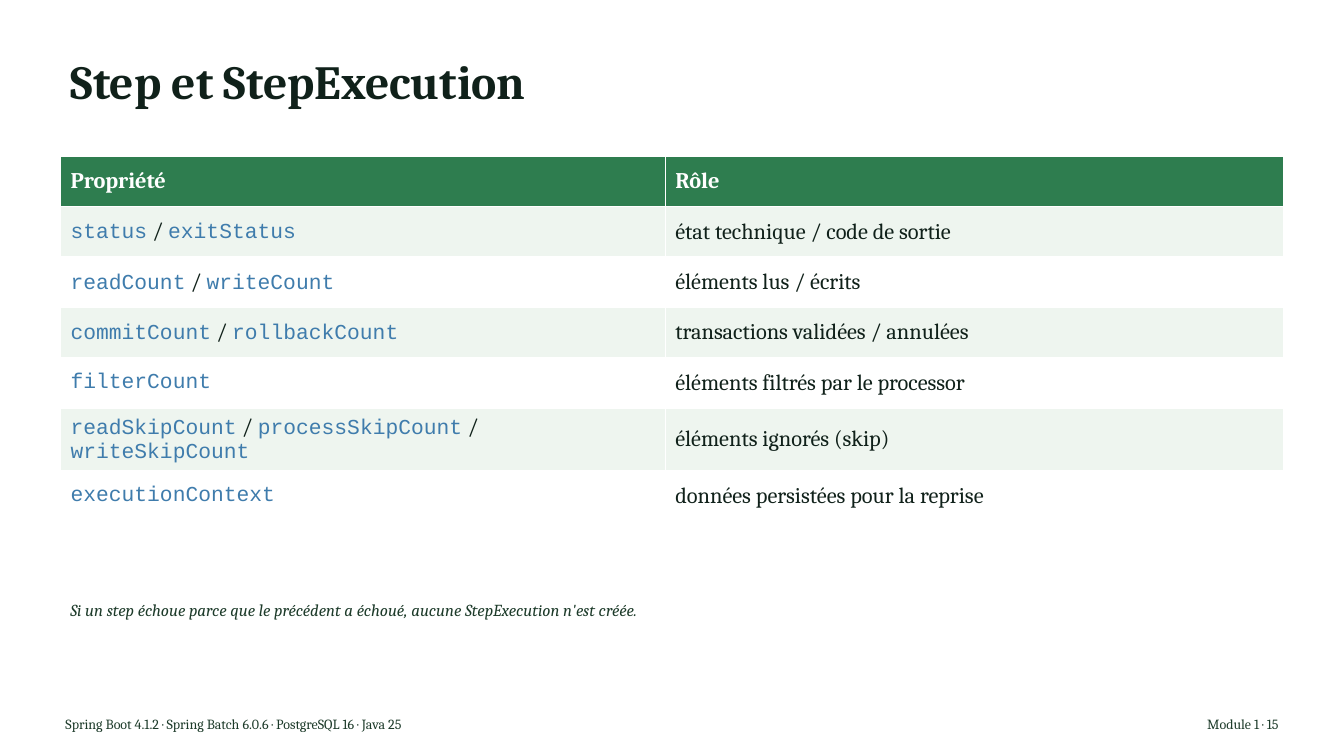
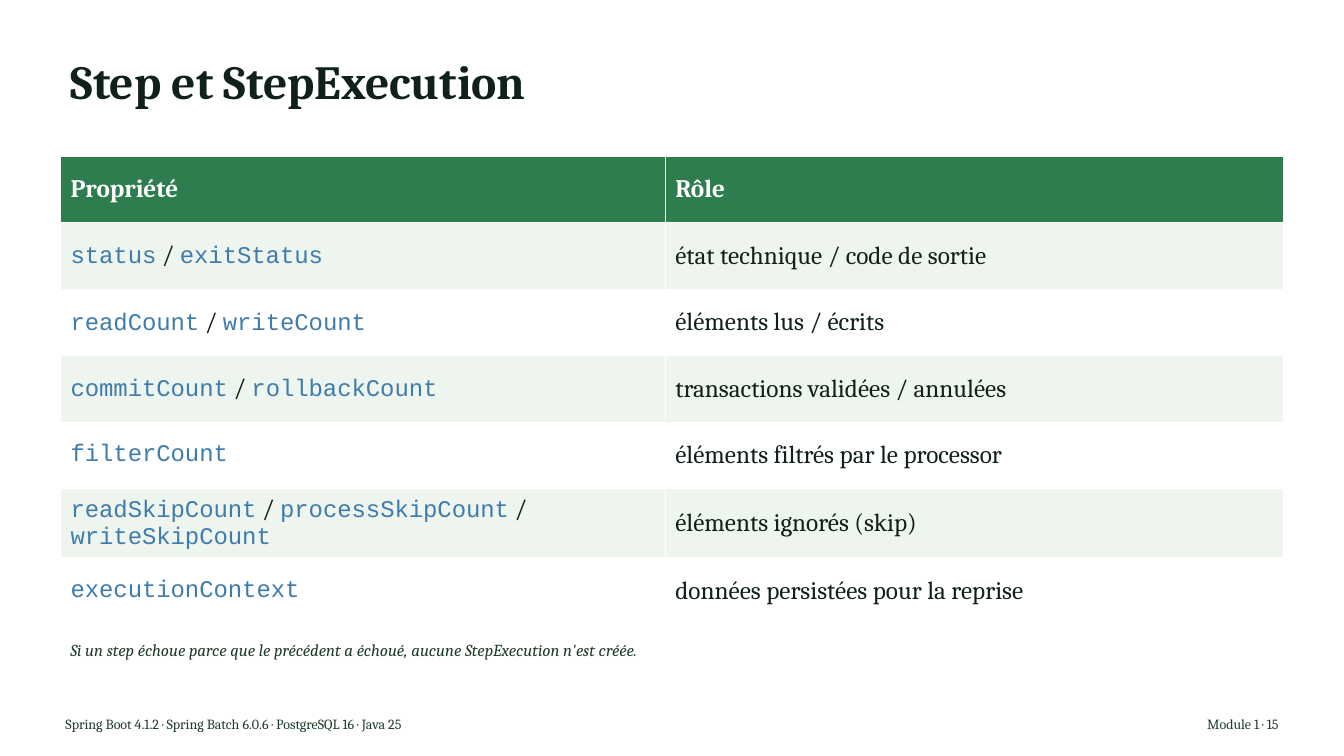
Before and after one commit to NaoufalHightech/tp-spring-batch, a slide deck: slide 12 of pptx/build/Spring_Batch_Module_1.pptx. Drawn at 1344x756 pixels with LibreOffice and Linux fonts; fonts in the diff are those of the drawing. Boxes give left, top, right and bottom in pixels: in the first picture for what was removed or moved away, otherwise in the second. Text is boxed around its words. In the diff, an @@ line names an element or a change of style, - is before the commit and + after.

```diff
--- a/pptx/build/Spring_Batch_Module_1.pptx
+++ b/pptx/build/Spring_Batch_Module_1.pptx
@@ table at bbox=[60, 156, 1284, 622] @@
@@ size 16 to 18 pt in "Propriété", "Rôle", "/", "état technique / code de sortie" and 8 more places @@
@@ size 15.2 to 17.1 pt in "status exitStatus", "readCount writeCount", "commitCount rollbackCount", "filterCount" and 2 more places @@
@@ text "Si un step échoue parce ...": place and size @@
-text "Si un step échoue parce ..." at bbox=[70, 604, 637, 620]
+text "Si un step échoue parce ..." at bbox=[70, 644, 637, 660]
```
Also in this commit, not shown: 22 other slides changed, 10 other files.
